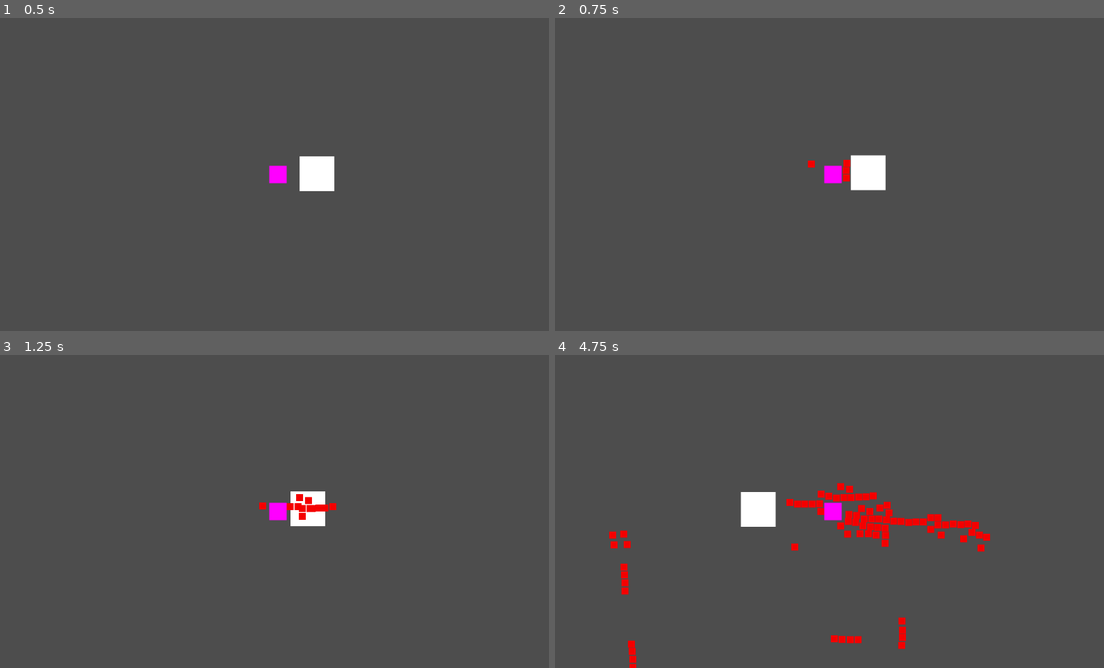
Above: before the commit, frames 1-4 (two rows, left to right).
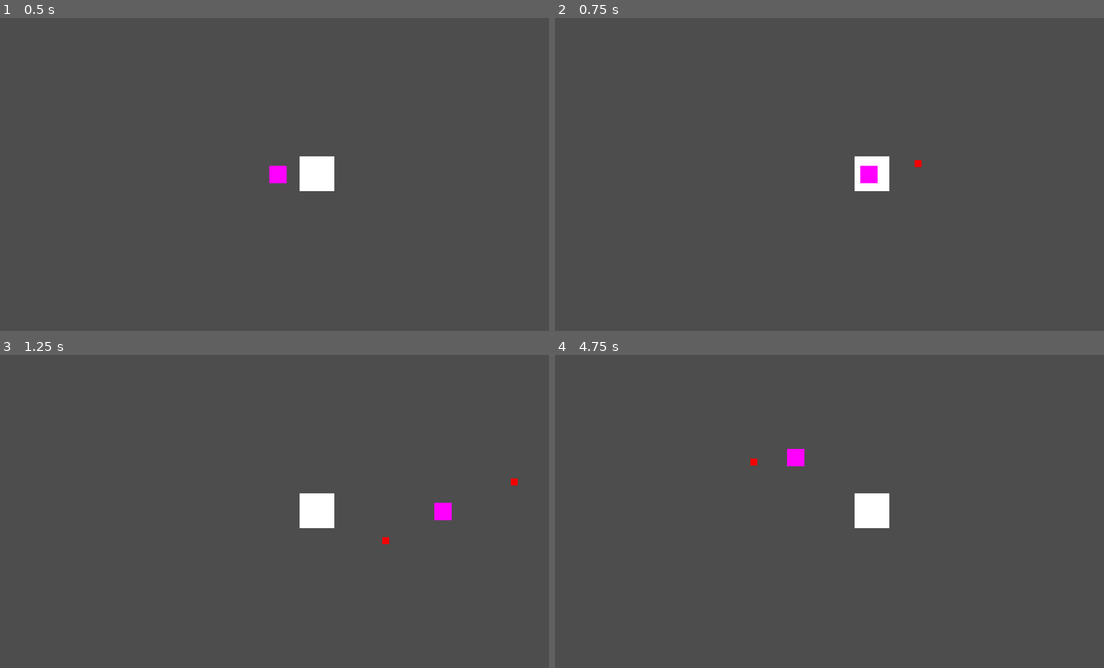
Above: after the commit, the same moments.

Repository: NicolasRaf/Defenders-Lovers
Game: Godot game, scene res://scenes/world.tscn
Two runs of this game, one before a commit and one after it. Both use one fixed random seed, a clock stepped at 60 frames per second and the inputs below.
Inputs (mouse positions are in pixels of both pictures, inside the frame that each line leads up to):
- Up to frame 1 (0.5 s): no input
- Up to frame 2 (0.75 s): tap Enter (ui_accept) at 0.5 s; move the mouse to (955, 158) at 0.52 s; press the mouse at (955, 158) at 0.53 s; hold D (move_right) from 0.53 s (still down)
- Up to frame 3 (1.25 s): keep holding D (move_right); tap Enter (ui_accept) at 0.77, 0.8, 1.07 s
- Up to frame 4 (4.75 s): move the mouse to (719, 527) at 1.27 s; release D (move_right) at 1.28 s; release the mouse at (719, 527) at 1.28 s; hold S (move_down) 1.28-2.03 s; tap Enter (ui_accept) at 1.35, 1.52, 1.82, 2.3, 3.02, 3.32, 4.52 s; click (719, 527) at 1.55 s; move the mouse to (889, 442) at 2.02 s; press the mouse at (889, 442) at 2.03 s; hold D (move_right) 2.03-2.78 s; move the mouse to (807, 574) at 2.77 s; release the mouse at (807, 574) at 2.78 s; hold W (move_up) 2.78-3.53 s; click (807, 574) at 2.85 s; move the mouse to (999, 558) at 3.52 s; hold Enter (ui_accept) 3.53-4.28 s; hold A (move_left) from 3.53 s (still down); move the mouse to (664, 464) at 4.27 s; click (664, 464) at 4.35 s

Frame 1 is identical in both runs. In frame 2, 0.8% of the frame differs, in the area x 46-67%, y 43-56%; in frame 3, 1.1%; in frame 4, 3.8%, in the area x 9-80%, y 30-100%.

Commit message:
Add: Early combat system shot

Diff:
--- a/project.godot
+++ b/project.godot
@@ -62,6 +62,17 @@
 , Object(InputEventKey,"resource_local_to_scene":false,"resource_name":"","device":-1,"window_id":0,"alt_pressed":false,"shift_pressed":false,"ctrl_pressed":false,"meta_pressed":false,"pressed":false,"keycode":0,"physical_keycode":4194321,"key_label":0,"unicode":0,"echo":false,"script":null)
 ]
 }
+shot={
+"deadzone": 0.5,
+"events": [Object(InputEventMouseButton,"resource_local_to_scene":false,"resource_name":"","device":-1,"window_id":0,"alt_pressed":false,"shift_pressed":false,"ctrl_pressed":false,"meta_pressed":false,"button_mask":0,"position":Vector2(0, 0),"global_position":Vector2(0, 0),"factor":1.0,"button_index":1,"canceled":false,"pressed":false,"double_click":false,"script":null)
+]
+}
+
+[layer_names]
+
+2d_physics/layer_1="world"
+2d_physics/layer_2="enemy"
+2d_physics/layer_3="player"
 
 [rendering]
 
--- a/scenes/bullet.tscn
+++ b/scenes/bullet.tscn
@@ -9,6 +9,8 @@
 size = Vector2(20, 20)
 
 [node name="Bullet" type="CharacterBody2D"]
+collision_layer = 4
+collision_mask = 2
 script = ExtResource("1_jb4he")
 
 [node name="CollisionShape2D" type="CollisionShape2D" parent="."]
--- a/scenes/enemy.tscn
+++ b/scenes/enemy.tscn
@@ -1,7 +1,8 @@
-[gd_scene load_steps=15 format=3 uid="uid://dgi4ipffxyhgg"]
+[gd_scene load_steps=17 format=3 uid="uid://dgi4ipffxyhgg"]
 
 [ext_resource type="Script" path="res://scripts/enemy.gd" id="1_tvhx7"]
 [ext_resource type="Texture2D" uid="uid://cqpotglp4n0lh" path="res://assets/enemys/slime spritesheet calciumtrice.png" id="2_t7u86"]
+[ext_resource type="PackedScene" uid="uid://b7drrqjk3ygcw" path="res://scenes/killzone.tscn" id="3_k3nys"]
 
 [sub_resource type="AtlasTexture" id="AtlasTexture_ky2nt"]
 atlas = ExtResource("2_t7u86")
@@ -82,9 +83,14 @@
 }]
 
 [sub_resource type="RectangleShape2D" id="RectangleShape2D_njdm1"]
-size = Vector2(20, 15)
+size = Vector2(14, 11.5)
+
+[sub_resource type="RectangleShape2D" id="RectangleShape2D_5sxwo"]
+size = Vector2(18, 14)
 
 [node name="enemy" type="CharacterBody2D"]
+collision_layer = 2
+collision_mask = 4
 script = ExtResource("1_tvhx7")
 
 [node name="AnimatedSprite2D" type="AnimatedSprite2D" parent="."]
@@ -92,5 +98,14 @@
 sprite_frames = SubResource("SpriteFrames_4pd8x")
 
 [node name="CollisionShape2D" type="CollisionShape2D" parent="."]
-position = Vector2(0, 0.5)
+position = Vector2(0, 1.25)
 shape = SubResource("RectangleShape2D_njdm1")
+
+[node name="Killzone" parent="." instance=ExtResource("3_k3nys")]
+collision_layer = 2
+collision_mask = 4
+
+[node name="CollisionShape2D" type="CollisionShape2D" parent="Killzone"]
+position = Vector2(0, 1)
+shape = SubResource("RectangleShape2D_5sxwo")
+debug_color = Color(0.988235, 0, 0.101961, 0.419608)
--- /dev/null
+++ b/scenes/killzone.tscn
@@ -0,0 +1,8 @@
+[gd_scene load_steps=2 format=3 uid="uid://b7drrqjk3ygcw"]
+
+[ext_resource type="Script" path="res://scripts/killzone.gd" id="1_awx7u"]
+
+[node name="Killzone" type="Area2D"]
+script = ExtResource("1_awx7u")
+
+[connection signal="body_entered" from="." to="." method="_on_body_entered"]
--- a/scenes/player.tscn
+++ b/scenes/player.tscn
@@ -8,6 +8,8 @@
 [sub_resource type="RectangleShape2D" id="RectangleShape2D_b4k68"]
 
 [node name="Player" type="CharacterBody2D"]
+collision_layer = 4
+collision_mask = 3
 script = ExtResource("1_s4rwl")
 
 [node name="Sprite2D" type="Sprite2D" parent="."]
@@ -16,9 +18,6 @@
 [node name="CollisionShape2D" type="CollisionShape2D" parent="."]
 shape = SubResource("RectangleShape2D_b4k68")
 
-[node name="Camera2D" type="Camera2D" parent="."]
-zoom = Vector2(2, 2)
-
 [node name="Node2D" type="Node2D" parent="."]
 
 [node name="Crosshair" type="Marker2D" parent="Node2D"]
--- a/scenes/world.tscn
+++ b/scenes/world.tscn
@@ -1,9 +1,12 @@
-[gd_scene load_steps=3 format=3 uid="uid://cupv0hc2jmxbj"]
+[gd_scene load_steps=4 format=3 uid="uid://cupv0hc2jmxbj"]
 
 [ext_resource type="PackedScene" uid="uid://b27n8i3012nih" path="res://scenes/player.tscn" id="1_xkf3l"]
 [ext_resource type="PackedScene" uid="uid://bg418oocjac22" path="res://scenes/enemySpawner.tscn" id="2_tga13"]
 
+[sub_resource type="GDScript" id="GDScript_hl5v4"]
+
 [node name="World" type="Node2D"]
+script = SubResource("GDScript_hl5v4")
 
 [node name="ColorRect2" type="ColorRect" parent="."]
 offset_left = 25.0
@@ -15,3 +18,12 @@
 
 [node name="EnemySpawner" parent="." instance=ExtResource("2_tga13")]
 position = Vector2(-7, -37)
+
+[node name="Camera2D" type="Camera2D" parent="."]
+zoom = Vector2(2, 2)
+
+[node name="StaticBody2D" type="StaticBody2D" parent="."]
+collision_mask = 0
+
+[node name="CollisionPolygon2D" type="CollisionPolygon2D" parent="StaticBody2D"]
+polygon = PackedVector2Array(-327, -178, -327, 190, -313, 171, -314, -173, 308, -173, 307, 173, -310, 179, -329, 195, 328, 196, 324, -191, -329, -196)
--- a/scripts/bullet.gd
+++ b/scripts/bullet.gd
@@ -1,5 +1,14 @@
 extends CharacterBody2D
-var speed : int = 30
+class_name Bullet
+
+var speed : int = 350
+
+func _ready() -> void:
+	_die()
 
 func _process(delta) -> void:
 	var colissionInfo = move_and_collide(velocity.normalized() * delta * speed)
+
+func _die() -> void:
+	await get_tree().create_timer(1).timeout
+	queue_free()
--- /dev/null
+++ b/scripts/killzone.gd
@@ -0,0 +1,11 @@
+extends Area2D
+
+
+func _on_body_entered(body):
+	print("oi")
+	if body is Player:
+		pass
+		#body.queue_free()
+
+	if body is Bullet:
+		get_parent().queue_free()
--- a/scripts/player.gd
+++ b/scripts/player.gd
@@ -1,4 +1,5 @@
 extends CharacterBody2D
+class_name Player
 
 const speed : int = 300
 var friction: float = 0.2
@@ -12,7 +13,7 @@
 
 func _physics_process(delta) -> void:
 	$Node2D.look_at(get_global_mouse_position())
-	if Input.is_action_pressed("ui_accept") and canShot:
+	if Input.is_action_pressed("shot") and canShot:
 		_shot()
 
 	_move()
@@ -43,5 +44,7 @@
 
 	get_parent().add_child(_bullet)
 	_bullet.position = $Node2D/Crosshair.global_position
-
 	_bullet.velocity = get_global_mouse_position() - _bullet.position
+	canShot = false
+	await get_tree().create_timer(0.5).timeout
+	canShot = true
